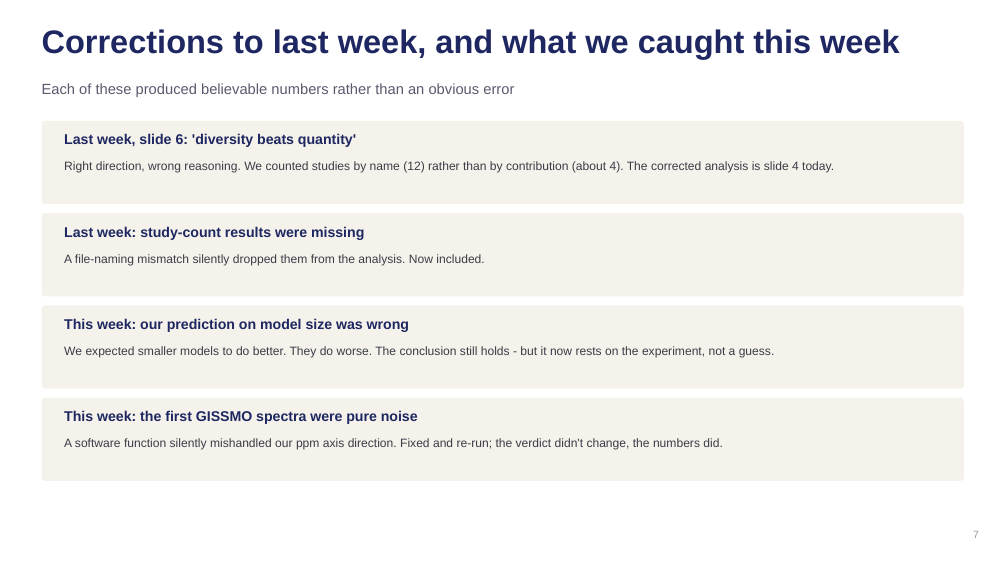
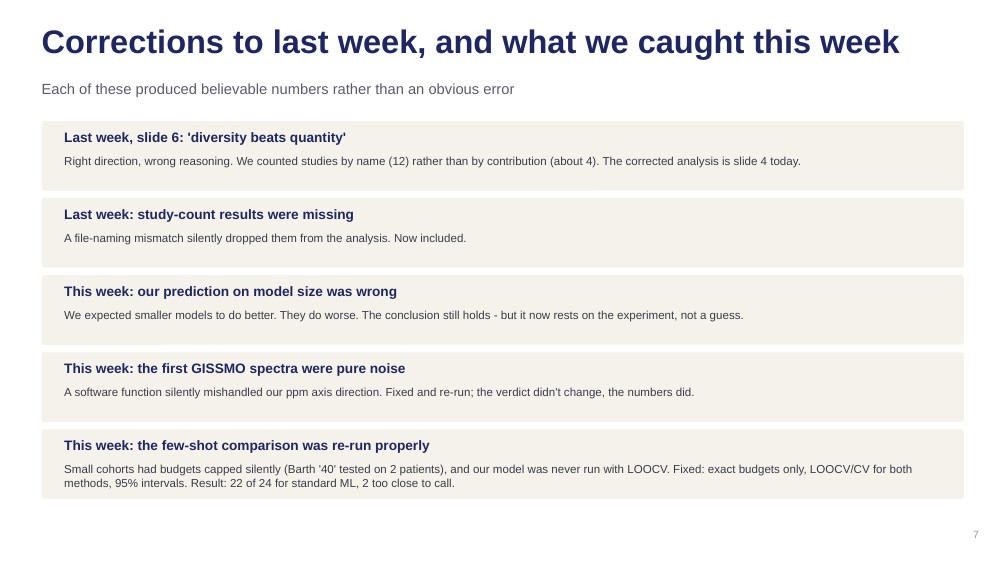
Before and after one commit to rama21094/NMR-Metabolomics-Foundational-Model, a slide deck: slide 7 of docs/Weekly_Update_2026-09-25.pptx. Drawn at 1008x567 pixels with LibreOffice and Linux fonts; fonts in the diff are those of the drawing. Boxes give left, top, right and bottom in pixels: in the first picture for what was removed or moved away, otherwise in the second. Text is boxed around its words. In the diff, an @@ line names an element or a change of style, - is before the commit and + after.

```diff
--- a/docs/Weekly_Update_2026-09-25.pptx
+++ b/docs/Weekly_Update_2026-09-25.pptx
@@ rounded rectangle resized from (x1=42, y1=121, x2=964, y2=204) to (x1=42, y1=121, x2=964, y2=191) @@
@@ rounded rectangle resized from (x1=42, y1=213, x2=964, y2=296) to (x1=42, y1=198, x2=964, y2=268) @@
@@ text "Last week: study-count results were ..." moved from (x1=64, y1=226, x2=364, y2=240) to (x1=64, y1=209, x2=354, y2=222) @@
@@ text "A file-naming mismatch silently dropped ..." moved from (x1=64, y1=254, x2=484, y2=265) to (x1=64, y1=233, x2=466, y2=245) @@
@@ rounded rectangle resized from (x1=42, y1=306, x2=964, y2=389) to (x1=42, y1=275, x2=964, y2=345) @@
@@ text "This week: our prediction on ..." moved from (x1=64, y1=318, x2=409, y2=332) to (x1=64, y1=286, x2=397, y2=299) @@
@@ text "We expected smaller models to ..." moved from (x1=64, y1=346, x2=775, y2=357) to (x1=64, y1=310, x2=744, y2=322) @@
@@ rounded rectangle resized from (x1=42, y1=398, x2=964, y2=481) to (x1=42, y1=352, x2=964, y2=422) @@
@@ size 13.5 to 13 pt in 4 elements at (x1=64, y1=132, x2=346, y2=145), (x1=64, y1=209, x2=354, y2=222), (x1=64, y1=286, x2=397, y2=299), (x1=64, y1=363, x2=406, y2=376) @@
@@ size 11.5 to 11 pt in 4 elements at (x1=64, y1=156, x2=801, y2=168), (x1=64, y1=233, x2=466, y2=245), (x1=64, y1=310, x2=744, y2=322), (x1=64, y1=387, x2=695, y2=399) @@
@@ text "This week: the first GISSMO ..." moved from (x1=64, y1=410, x2=418, y2=424) to (x1=64, y1=363, x2=406, y2=376) @@
@@ text "A software function silently mishandled ..." moved from (x1=64, y1=438, x2=722, y2=450) to (x1=64, y1=387, x2=695, y2=399) @@
@@ rounded rectangle added at (x1=42, y1=430, x2=964, y2=499), fill #F4F2EA @@
@@ text added at (x1=64, y1=440, x2=429, y2=453), 13 pt, text #1E2761, bold @@
+This week: the few-shot comparison was re-run properly
@@ text added at (x1=64, y1=464, x2=913, y2=489), 11 pt, text #3C3C48 @@
+Small cohorts had budgets capped silently (Barth '40' tested on 2 patients), and our model was never run with LOOCV. Fixed: exact budgets only, LOOCV/CV for both methods, 95% intervals. Result: 22 of 24 for standard ML, 2 too close to call.
```
Also in this commit, not shown: 6 other slides changed, 7 other files.
